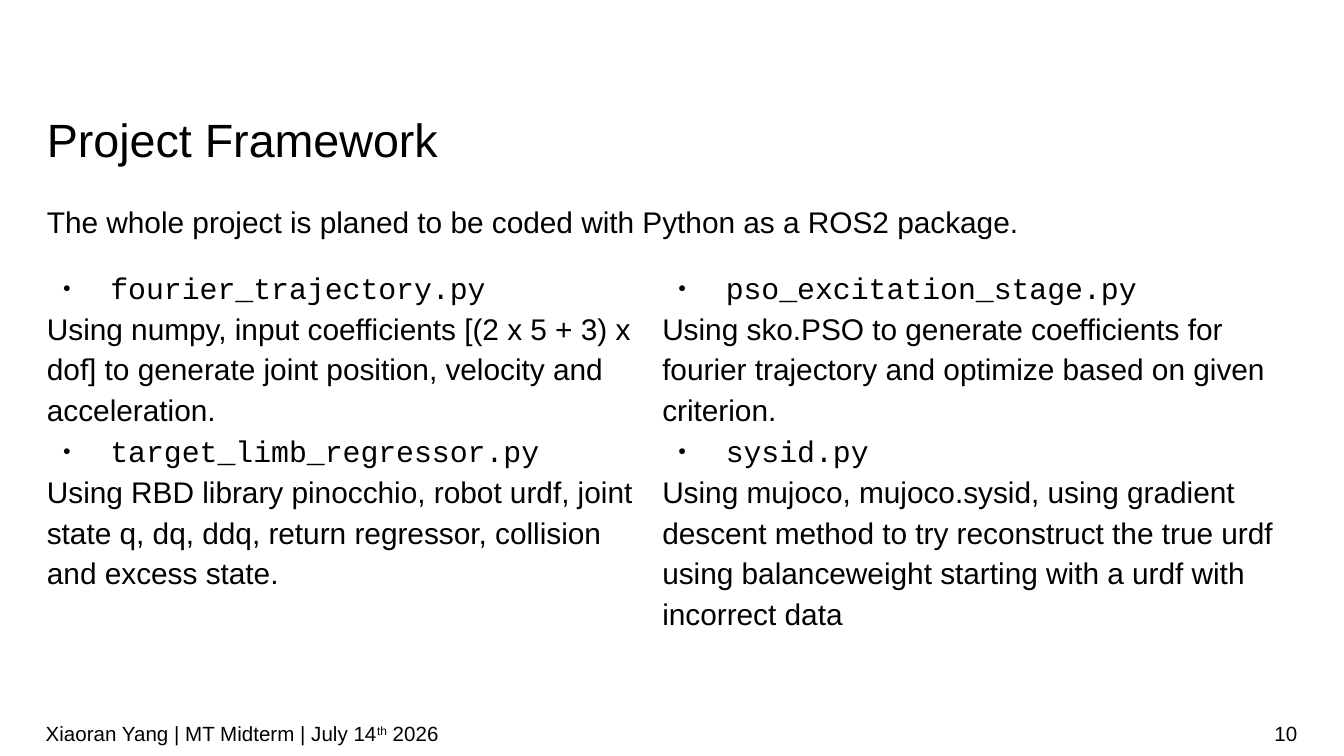
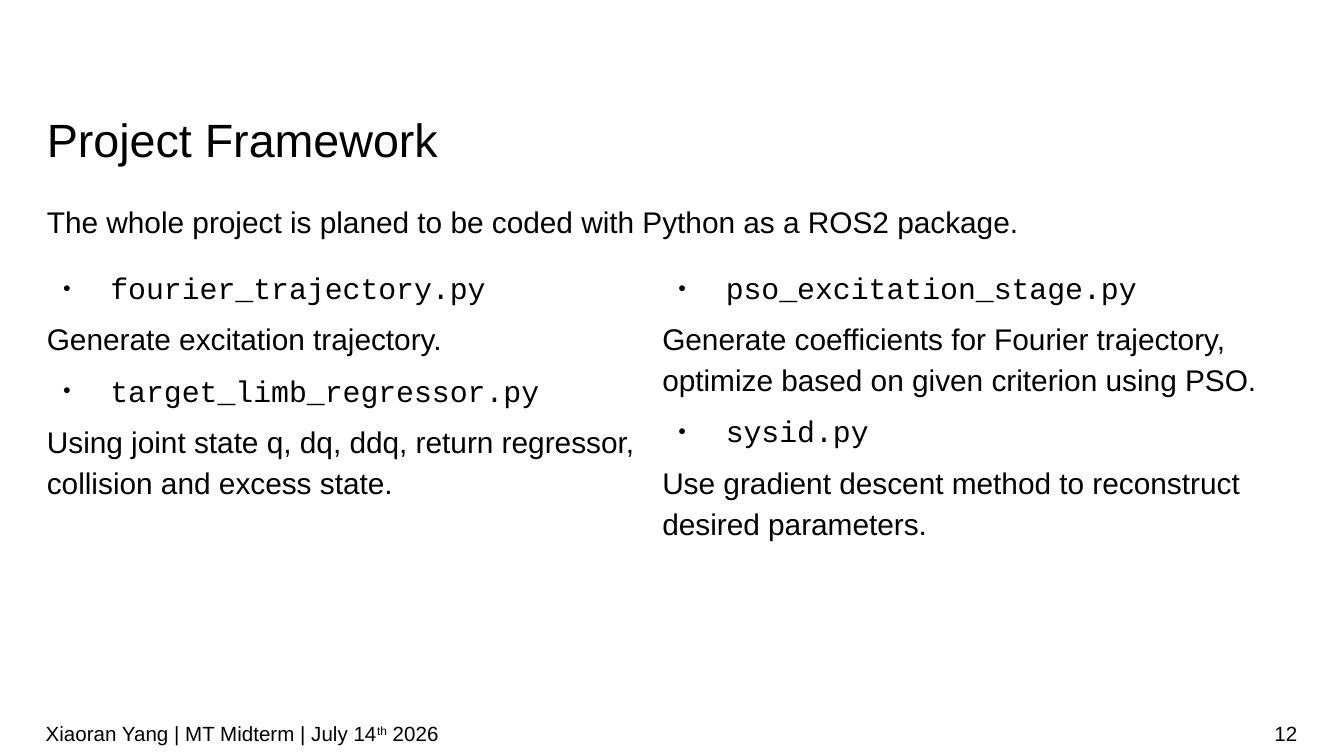
Before and after one commit to IDoccupled/identification, a slide deck: slide 12 of presentation/Midterm.odp (slide 10 before the commit). Drawn at 1344x756 pixels with LibreOffice and Linux fonts; fonts in the diff are those of the drawing; background and template pictures are left out. Boxes give left, top, right and bottom in pixels: in the first picture for what was removed or moved away, otherwise in the second. Text is boxed around its words. In the diff, an @@ line names an element or a change of style, - is before the commit and + after.

Commit message:
slides

```diff
--- a/presentation/Midterm.odp
+++ b/presentation/Midterm.odp
@@ text at box(110, 278, 539, 409): more space between paragraphs @@
@@ text at box(726, 278, 1137, 449): more space between paragraphs @@
@@ text at box(47, 328, 441, 356): text changed @@
-Using numpy, input coefficients [(2 x 5 + 3) x dof] to generate joint position, velocity and acceleration.
+Generate excitation trajectory.
@@ text at box(662, 328, 1256, 397): text changed @@
-Using sko.PSO to generate coefficients for fourier trajectory and optimize based on given criterion.
+Generate coefficients for Fourier trajectory, optimize based on given criterion using PSO.
@@ text at box(47, 431, 634, 495): text changed @@
-Using RBD library pinocchio, robot urdf, joint state q, dq, ddq, return regressor, collision and excess state.
+Using joint state q, dq, ddq, return regressor, collision and excess state.
@@ text at box(662, 472, 1239, 540): text changed @@
-Using mujoco, mujoco.sysid, using gradient descent method to try reconstruct the true urdf using balanceweight starting with a urdf with incorrect data
+Use gradient descent method to reconstruct desired parameters.
@@ page number at box(1274, 726, 1297, 741): text changed @@
-10
+12
```
Also in this commit, not shown: 8 other slides changed, 2 slides added, 1 other file.
